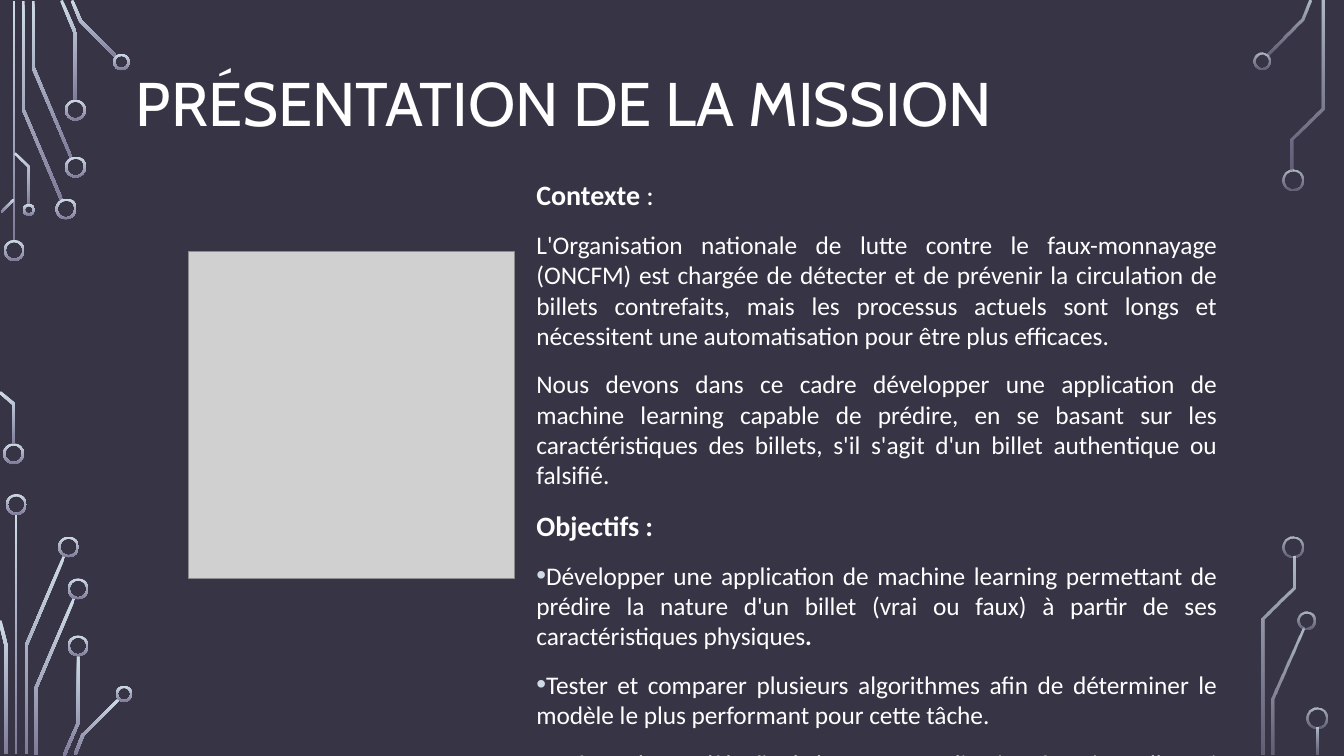
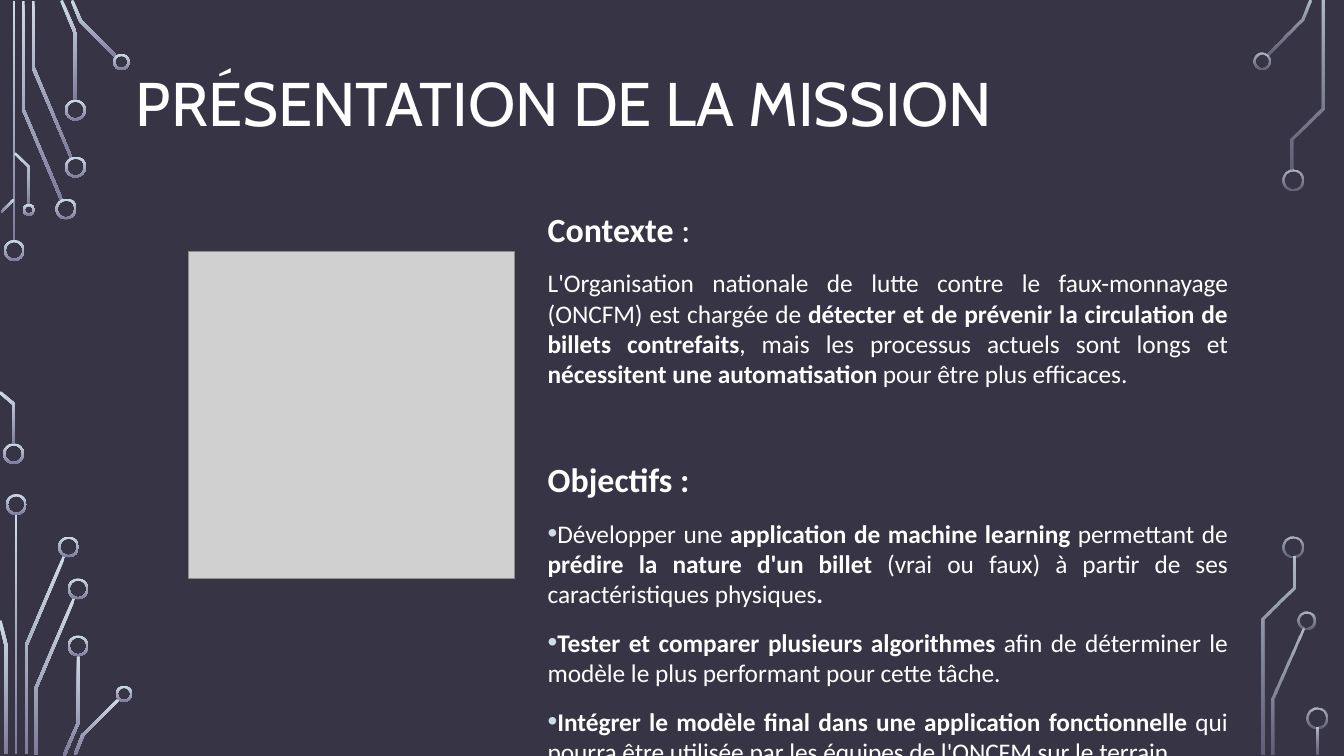
Before and after one commit to francoisvercellotti/application-detection-faux-billets, a slide deck: slide 2 of Vercellotti_François_3_support_presentation_092024.pptx. Drawn at 1344x756 pixels with LibreOffice and Linux fonts; fonts in the diff are those of the drawing; grey boxes stand for pictures; background and template pictures are left out. Boxes give left, top, right and bottom in pixels: in the first picture for what was removed or moved away, otherwise in the second. Text is boxed around its words. In the diff, an @@ line names an element or a change of style, - is before the commit and + after.

Commit message:
Transforme la fonction de prediction en application

```diff
--- a/Vercellotti_François_3_support_presentation_092024.pptx
+++ b/Vercellotti_François_3_support_presentation_092024.pptx
@@ text "Contexte :": place and size @@
-text "Contexte :" at (536, 186, 1217, 728)
+text "Contexte :" at (548, 220, 1228, 736)
@@ text "Contexte :" at (548, 220, 1228, 736): size 19.9 to 24.2 pt in "Contexte :", "Objectifs :"; bold on in "détecter et de prévenir la circulation de ...", "application de machine learning prédire la nature ...", "Tester et comparer plusieurs algorithmes", "Intégrer le modèle final dans une application ..." @@
@@ text at (536, 375, 1217, 484): paragraph removed @@
-Nous devons dans ce cadre développer une application de machine learning capable de prédire, en se basant sur les caractéristiques des billets, s'il s'agit d'un billet authentique ou falsifié.
```
Also in this commit, not shown: 11 other slides changed, 12 other files.
